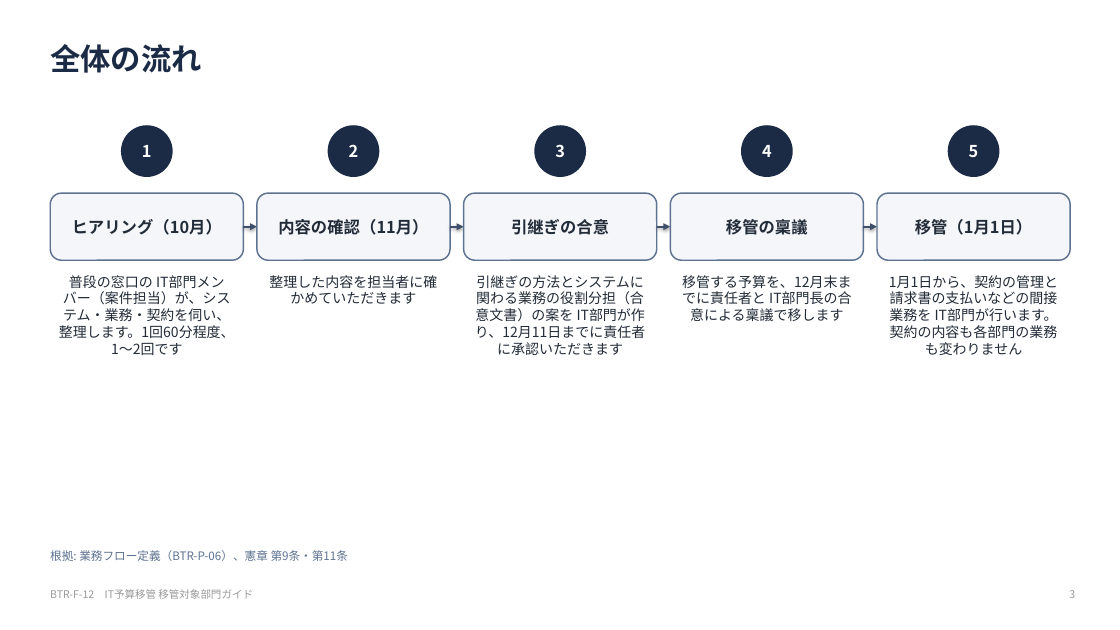
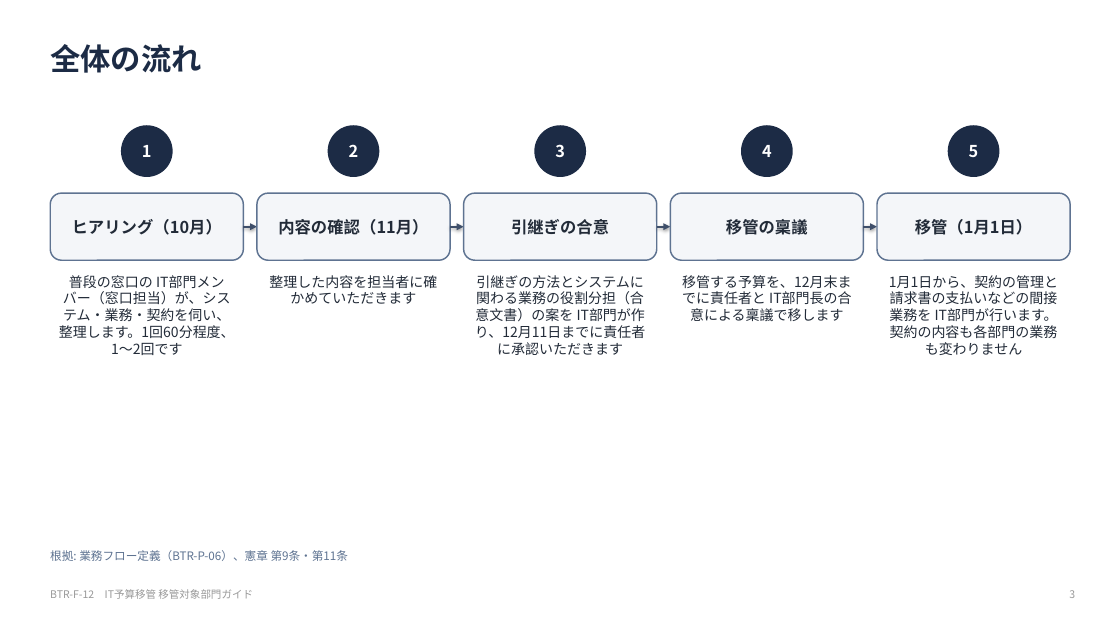
Before and after one commit to hiroyasu-komaki/temp, a slide deck: slide 3 of budget-transfer/reference/12-handbook.pptx. Drawn at 1120x630 pixels with LibreOffice and Linux fonts; fonts in the diff are those of the drawing. Boxes give left, top, right and bottom in pixels: in the first picture for what was removed or moved away, otherwise in the second. Text is boxed around its words. In the diff, an @@ line names an element or a change of style, - is before the commit and + after.

```diff
--- a/budget-transfer/reference/12-handbook.pptx
+++ b/budget-transfer/reference/12-handbook.pptx
@@ text at bbox=[59, 275, 235, 355]: text changed @@
-普段の窓口の IT部門メンバー（案件担当）が、システム・業務・契約を伺い、整理します。1回60分程度、1〜2回です
+普段の窓口の IT部門メンバー（窓口担当）が、システム・業務・契約を伺い、整理します。1回60分程度、1〜2回です
```
Also in this commit, not shown: 5 other slides changed, 19 other files.
